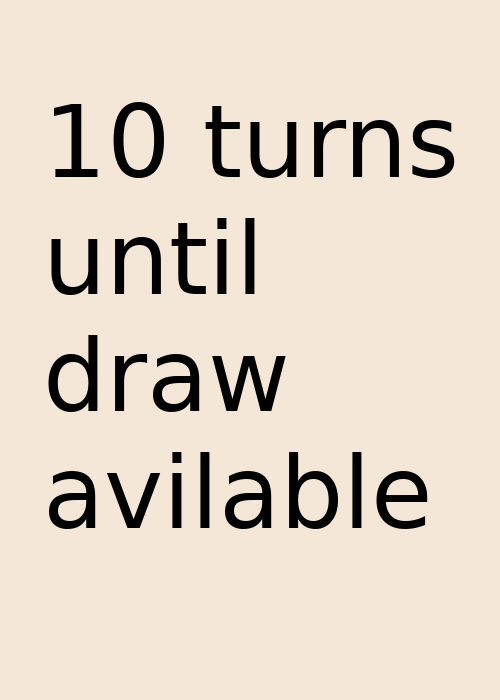
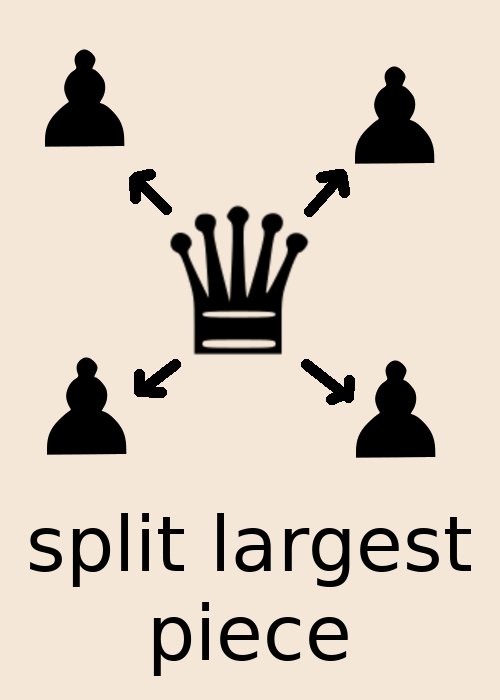
Comparing the layer stacks of the two 500×700 images. Changes:
added group "splitpieceintopawns" with 8 layers in group "cards" over [30, 49, 471, 676]
added layer "queen.png #1" in group "splitpieceintopawns" over [169, 204, 310, 356]
added layer "pawn.png #4" in group "splitpieceintopawns" over [356, 360, 436, 458]
added layer "pawn.png #3" in group "splitpieceintopawns" over [45, 49, 125, 147]
added layer "pawn.png #2" in group "splitpieceintopawns" over [47, 357, 127, 455]
added layer "pawn.png #1" in group "splitpieceintopawns" over [355, 66, 435, 164]
added layer "arrows" in group "splitpieceintopawns" over [129, 169, 355, 405]
added layer "split largest piece" in group "splitpieceintopawns" over [30, 513, 471, 676]
hid group "turnsuntildraw" (2 layers) over [48, 102, 455, 529]
